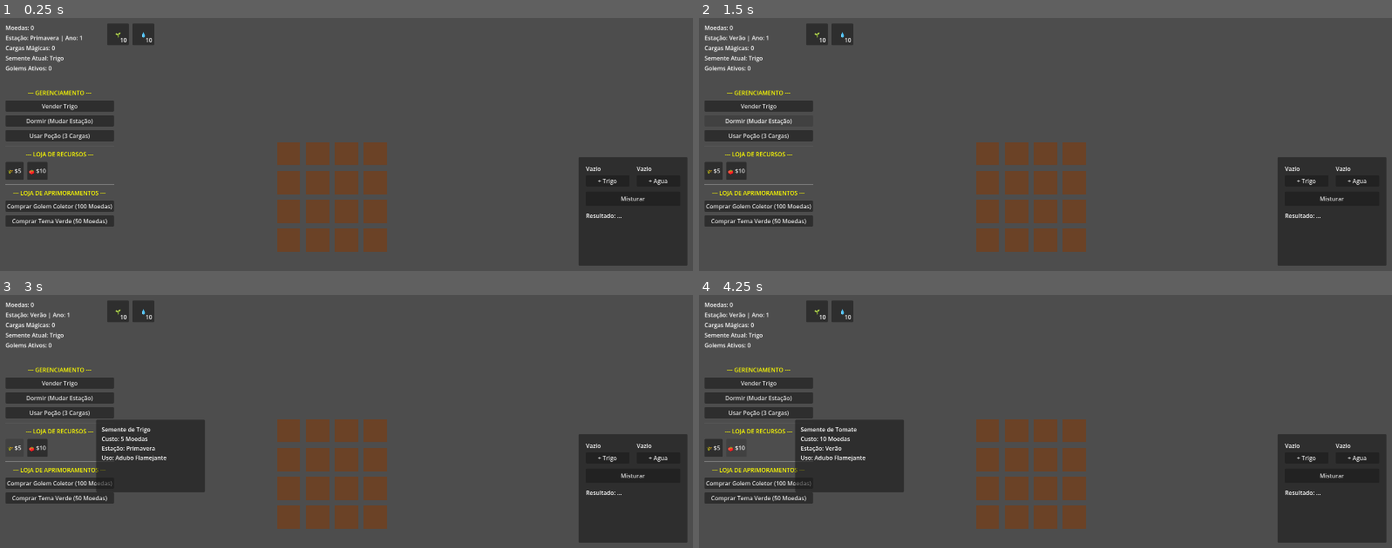
Above: before the commit, frames 1-4 (two rows, left to right).
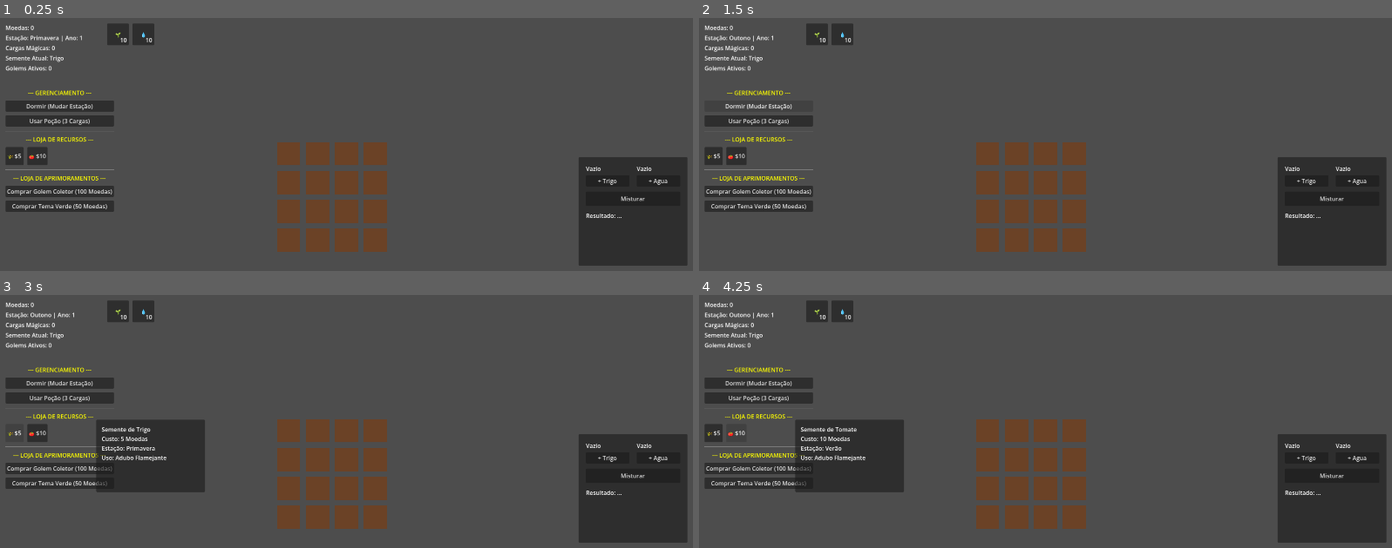
Above: after the commit, the same moments.

Repository: LeandroSatsuki/Cauldron-Crops
Game: Godot game, scene res://Scenes/Main.tscn
The game is run twice, just before and just after one commit, with the same random seed, the same clock (stepped at 60 frames per second) and the same inputs.
Inputs (mouse positions are in pixels of both pictures, inside the frame that each line leads up to):
- Up to frame 1 (0.25 s): no input
- Up to frame 2 (1.5 s): click (761, 106) at 0.5 s, where only the run before the commit has a clickable "Vender Trigo"; click "Dormir (Mudar Estação)" at 1.25 s
- Up to frame 3 (3 s): click "Usar Poção (3 Cargas)" at 2 s; click "🌾 $5" at 2.75 s
- Up to frame 4 (4.25 s): click "🍅 $10" at 3.5 s

The runs differ from the first frame. In frame 1, 3.2% of the frame differs, in the area x 0-17%, y 34-83%; in frame 2, 3.3%, in the area x 0-17%, y 6-83%; in frame 3, 2.9%; in frame 4, 3.0%.

Commit message:
venda inteligente e slots 100% integrados

Diff:
--- /dev/null
+++ b/Scenes/SellMenu.tscn
@@ -0,0 +1,22 @@
+[gd_scene load_steps=2 format=3]
+
+[ext_resource type="Script" path="res://Scripts/SellMenu.gd" id="1_sellgd"]
+
+[node name="SellMenu" type="PanelContainer"]
+visible = false
+custom_minimum_size = Vector2(120, 80)
+offset_right = 120.0
+offset_bottom = 80.0
+script = ExtResource("1_sellgd")
+
+[node name="VBoxContainer" type="VBoxContainer" parent="."]
+layout_mode = 2
+theme_override_constants/separation = 5
+
+[node name="BtnVender1" type="Button" parent="VBoxContainer"]
+layout_mode = 2
+text = "Vender 1"
+
+[node name="BtnVenderTodos" type="Button" parent="VBoxContainer"]
+layout_mode = 2
+text = "Vender Todos"
--- a/Scenes/UI.tscn
+++ b/Scenes/UI.tscn
@@ -1,6 +1,7 @@
-[gd_scene load_steps=2 format=3]
+[gd_scene load_steps=3 format=3]
 
 [ext_resource type="Script" path="res://Scripts/UI.gd" id="1_uigd"]
+[ext_resource type="PackedScene" path="res://Scenes/SellMenu.tscn" id="2_sellscene"]
 
 [node name="UI" type="CanvasLayer"]
 script = ExtResource("1_uigd")
@@ -44,10 +45,6 @@
 layout_mode = 2
 text = "--- GERENCIAMENTO ---"
 horizontal_alignment = 1
-
-[node name="VenderButton" type="Button" parent="LeftPanel"]
-layout_mode = 2
-text = "Vender Trigo"
 
 [node name="DormirButton" type="Button" parent="LeftPanel"]
 layout_mode = 2
@@ -120,3 +117,7 @@
 text = "Nome:
 Estação:
 Uso:"
+
+[node name="SellMenu" parent="." instance=ExtResource("2_sellscene")]
+visible = false
+layout_mode = 1
--- a/Scripts/Database.gd
+++ b/Scripts/Database.gd
@@ -30,6 +30,13 @@
 	"estacao_ideal": SeasonManager.Estacao.OUTONO
 }
 
+var precos: Dictionary = {
+	"trigo": 15,
+	"tomate_sol": 25,
+	"abobora_sombria": 35,
+	"raiz_gelida": 20
+}
+
 var receitas_alquimia: Dictionary = {
 	"agua_trigo": "pocao_crescimento",
 	"carvao_trigo": "pocao_aceleradora",
--- /dev/null
+++ b/Scripts/SellMenu.gd
@@ -0,0 +1,46 @@
+extends PanelContainer
+
+var item_atual_id: String = ""
+var valor_unitario: int = 0
+
+@onready var btn_vender_1: Button = $VBoxContainer/BtnVender1
+@onready var btn_vender_todos: Button = $VBoxContainer/BtnVenderTodos
+
+func _ready() -> void:
+	if btn_vender_1:
+		btn_vender_1.pressed.connect(_on_btn_vender_1_pressed)
+	if btn_vender_todos:
+		btn_vender_todos.pressed.connect(_on_btn_vender_todos_pressed)
+
+func abrir(id: String, posicao: Vector2) -> void:
+	item_atual_id = id
+	valor_unitario = Database.precos.get(id, 0)
+	global_position = posicao
+	visible = true
+
+func _on_btn_vender_1_pressed() -> void:
+	if valor_unitario <= 0:
+		visible = false
+		return
+
+	if GlobalInventory.remover_item(item_atual_id, 1):
+		EconomyManager.adicionar_moedas(valor_unitario)
+		var ui = get_parent()
+		if ui and ui.has_method("criar_texto_flutuante"):
+			ui.criar_texto_flutuante("+" + str(valor_unitario) + " Moedas", global_position, Color.GREEN)
+	visible = false
+
+func _on_btn_vender_todos_pressed() -> void:
+	if valor_unitario <= 0:
+		visible = false
+		return
+
+	var total = GlobalInventory.inventario.get(item_atual_id, 0)
+	if total > 0:
+		if GlobalInventory.remover_item(item_atual_id, total):
+			var ganho = total * valor_unitario
+			EconomyManager.adicionar_moedas(ganho)
+			var ui = get_parent()
+			if ui and ui.has_method("criar_texto_flutuante"):
+				ui.criar_texto_flutuante("+" + str(ganho) + " Moedas", global_position, Color.GREEN)
+	visible = false
--- a/Scripts/UI.gd
+++ b/Scripts/UI.gd
@@ -8,7 +8,6 @@
 @onready var semente_label: Label = $StatusPanel/SementeLabel
 @onready var golems_label: Label = $StatusPanel/GolemsLabel
 
-@onready var vender_button: Button = $LeftPanel/VenderButton
 @onready var usar_pocao_button: Button = $LeftPanel/UsarPocaoButton
 @onready var dormir_button: Button = $LeftPanel/DormirButton
 @onready var comprar_cosmetico_button: Button = $LeftPanel/ComprarCosmeticoButton
@@ -19,12 +18,11 @@
 @onready var inventory_bar: HBoxContainer = $InventoryBar
 @onready var tooltip_panel: Panel = $TooltipPanel
 @onready var tooltip_texto: Label = $TooltipPanel/TooltipTexto
+@onready var sell_menu: PanelContainer = $SellMenu
 
 var ultimo_estado_inventario: Dictionary = {}
 
 func _ready() -> void:
-	if vender_button:
-		vender_button.pressed.connect(_on_vender_button_pressed)
 	if usar_pocao_button:
 		usar_pocao_button.pressed.connect(_on_usar_pocao_button_pressed)
 	if dormir_button:
@@ -103,6 +101,9 @@
 	if item_id.begins_with("semente_"):
 		GlobalInventory.semente_selecionada = item_id
 		print("Semente selecionada equipada: ", item_id)
+	else:
+		if sell_menu:
+			sell_menu.abrir(item_id, get_viewport().get_mouse_position())
 
 func obter_emoji_item(item_id: String) -> String:
 	match item_id:
@@ -121,11 +122,6 @@
 		"elixir_estacional": return "🍶"
 		"agua": return "💧"
 	return "📦"
-
-func _on_vender_button_pressed() -> void:
-	if GlobalInventory.remover_item("trigo", 1):
-		EconomyManager.adicionar_moedas(15)
-		criar_texto_flutuante("+15 Moedas", moedas_label.global_position + Vector2(100, 0), Color.GREEN)
 
 func _on_usar_pocao_button_pressed() -> void:
 	if GlobalInventory.remover_item("pocao_crescimento", 1):
Not shown, added: Scripts/SellMenu.gd.uid
